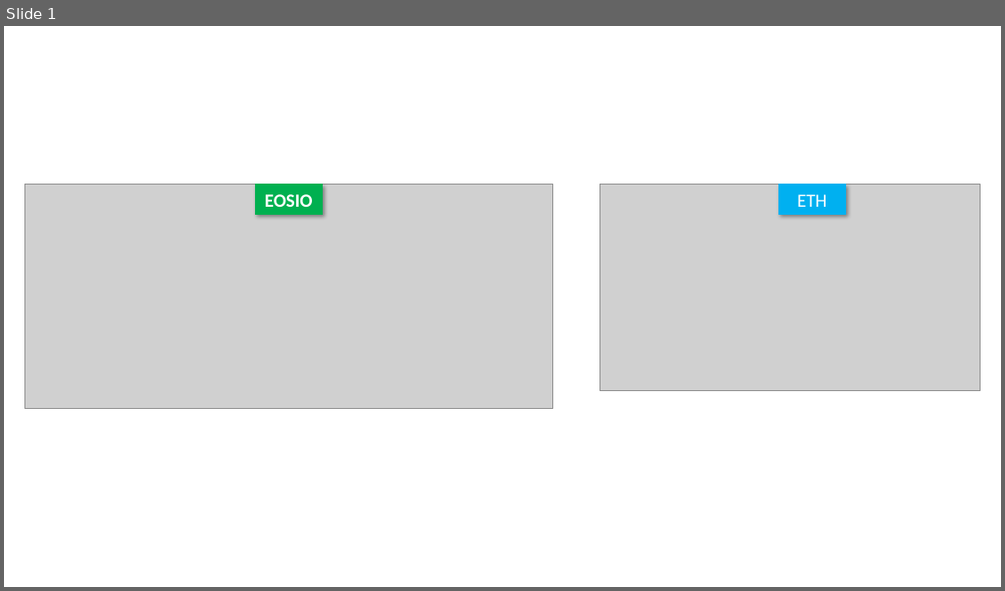
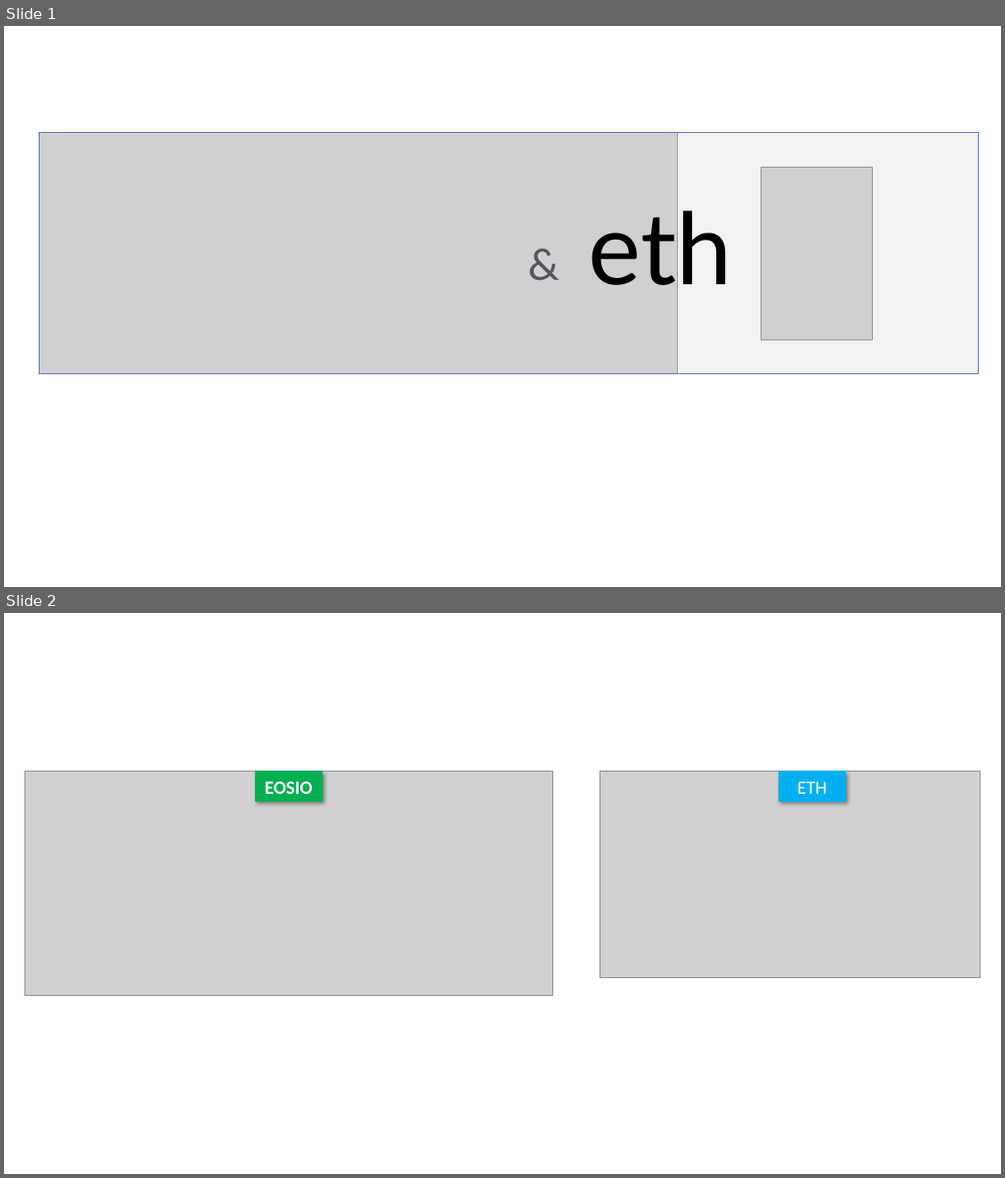
Before and after one commit to abhi3700/evm-playground, a slide deck: others/eosio_vs_eth.pptx. Shown one above the other, each under a label of ours: slide 1 before the commit, slides 1 and 2 after it. The pictures are 1005x591 and 1005x1178 pixels, drawn with LibreOffice and Linux fonts; fonts in the diff are those of the drawing; grey boxes stand for pictures; background and template pictures are left out. Boxes give left, top, right and bottom in pixels: in the first picture for what was removed or moved away, otherwise in the second. Text is boxed around its words. In the diff, an @@ line names an element or a change of style, - is before the commit and + after.

```diff
--- a/others/eosio_vs_eth.pptx
+++ b/others/eosio_vs_eth.pptx
@@ slide 1 added at <box>4,26,1001,587</box>, background picture (left out) @@
@@ picture added at <box>39,132,678,374</box> @@
@@ rectangle added at <box>39,132,979,374</box>, outline #4472C4 1 pt @@
@@ rectangle added at <box>678,131,979,373</box>, fill #F2F2F2 @@
@@ picture added at <box>760,167,872,339</box> @@
@@ text added at <box>589,198,732,302</box>, 96 pt, text #000000 @@
+eth
@@ text added at <box>521,230,554,293</box>, 44 pt, text gradient #53575C to #C5C7CA @@
+&
@@ what was slide 1 is now slide 2 @@
```
Also in this commit, not shown: 1 slide changed, 1 other slide added, 5 other files.
